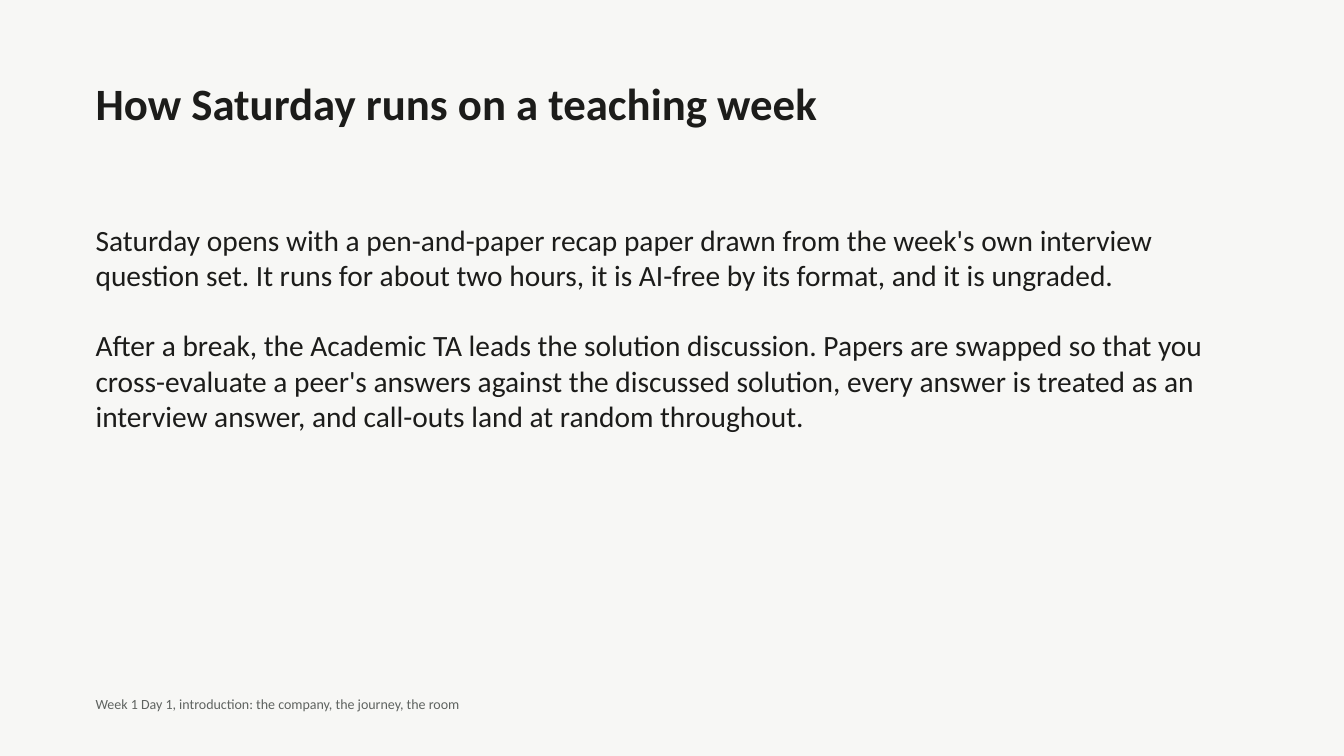
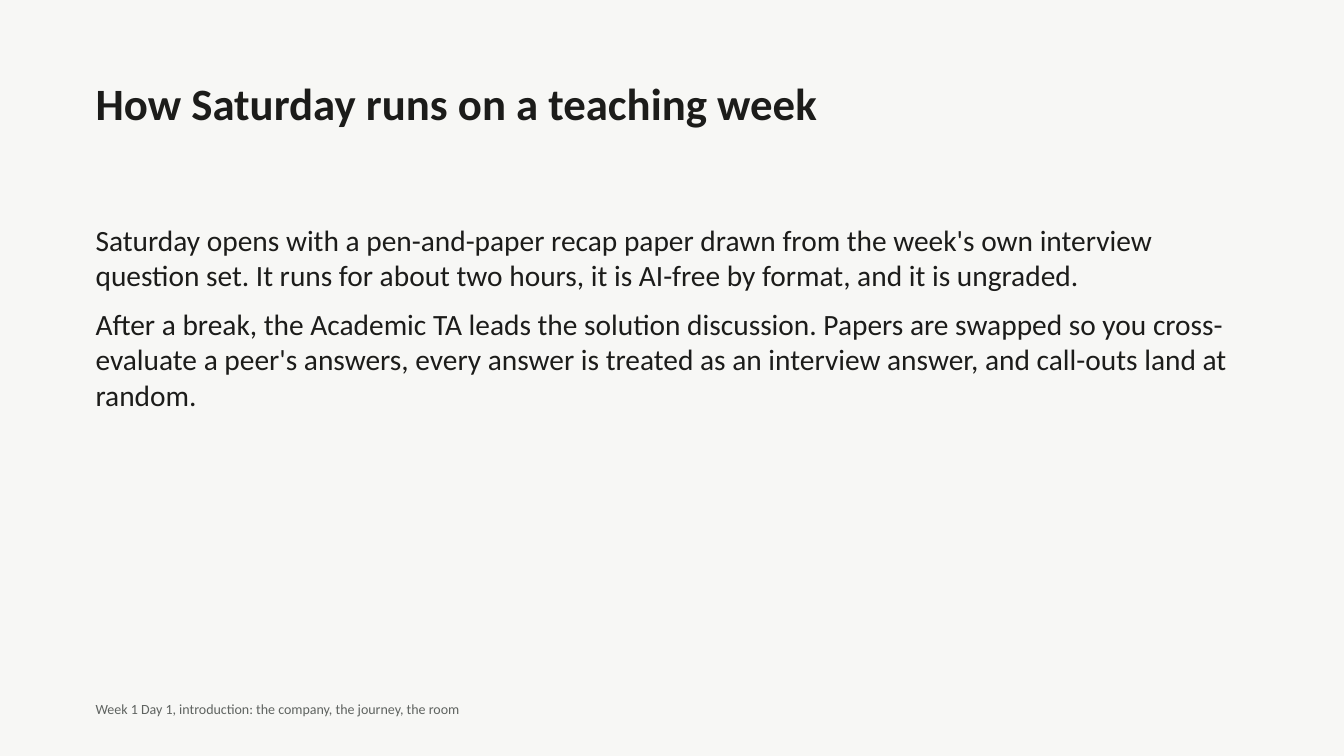
Before and after one commit to fde-academy-lab/c2-content-factory, a slide deck: slide 22 of content/W01/D1/C2_W01_D01_deck_00_intro_STUDENT.pptx. Drawn at 1344x756 pixels with LibreOffice and Linux fonts; fonts in the diff are those of the drawing. Boxes give left, top, right and bottom in pixels: in the first picture for what was removed or moved away, otherwise in the second. Text is boxed around its words. In the diff, an @@ line names an element or a change of style, - is before the commit and + after.

```diff
--- a/content/W01/D1/C2_W01_D01_deck_00_intro_STUDENT.pptx
+++ b/content/W01/D1/C2_W01_D01_deck_00_intro_STUDENT.pptx
@@ text at bbox=[96, 230, 1227, 406]: text changed @@
-Saturday opens with a pen-and-paper recap paper drawn from the week's own interview question set. It runs for about two hours, it is AI-free by its format, and it is ungraded.
-After a break, the Academic TA leads the solution discussion. Papers are swapped so that you cross-evaluate a peer's answers against the discussed solution, every answer is treated as an interview answer, and call-outs land at random throughout.
+Saturday opens with a pen-and-paper recap paper drawn from the week's own interview question set. It runs for about two hours, it is AI-free by format, and it is ungraded.
+After a break, the Academic TA leads the solution discussion. Papers are swapped so you cross-evaluate a peer's answers, every answer is treated as an interview answer, and call-outs land at random.
@@ text "Week 1 Day 1, introduction: ...": place and size @@
-text "Week 1 Day 1, introduction: ..." at bbox=[96, 699, 460, 712]
+text "Week 1 Day 1, introduction: ..." at bbox=[96, 704, 460, 717]
```
Also in this commit, not shown: 26 other slides changed, 7 other files.
